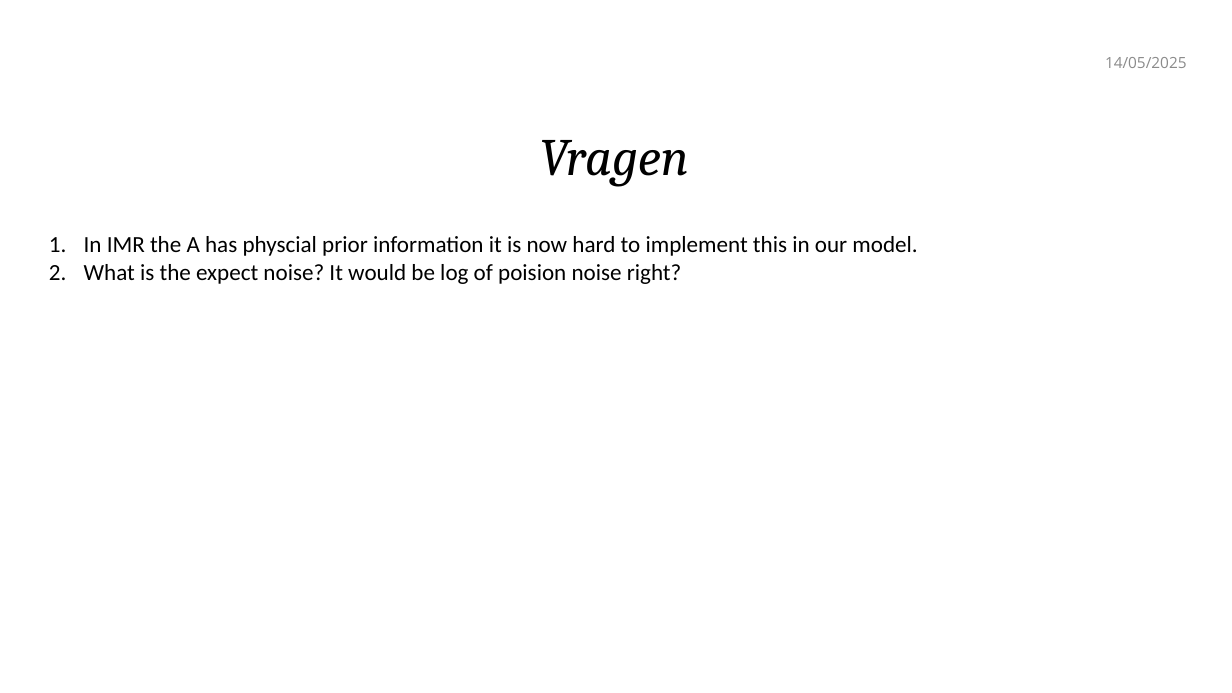
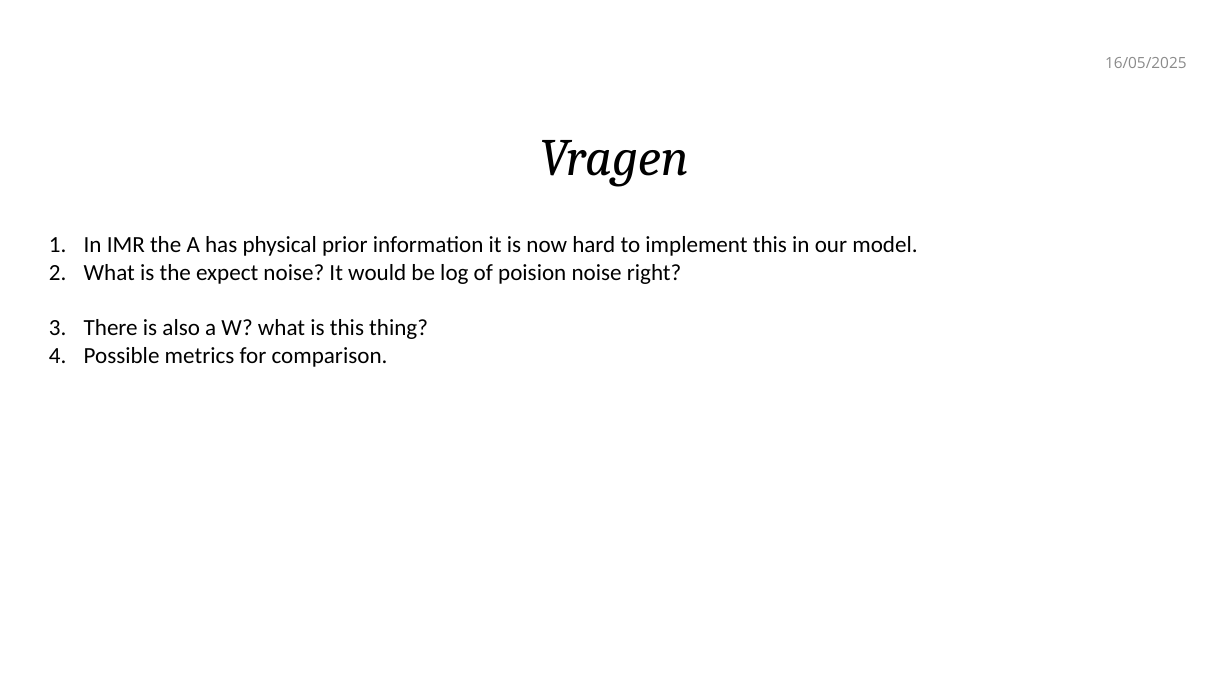
Before and after one commit to GijsBartholomeus/Inverse_probelms_course, a slide deck: slide 8 of powerpoint/Inverse problems project.pptx (slide 9 before the commit). Drawn at 1232x693 pixels with LibreOffice and Linux fonts; fonts in the diff are those of the drawing; background and template pictures are left out. Boxes give left, top, right and bottom in pixels: in the first picture for what was removed or moved away, otherwise in the second. Text is boxed around its words. In the diff, an @@ line names an element or a change of style, - is before the commit and + after.

```diff
--- a/powerpoint/Inverse problems project.pptx
+++ b/powerpoint/Inverse problems project.pptx
@@ text at (1105, 57, 1187, 68): text changed @@
-14/05/2025
+16/05/2025
@@ text at (84, 236, 917, 256): text changed @@
-1. In IMR the A has physcial prior information it is now hard to implement this in our model.
+1. In IMR the A has physical prior information it is now hard to implement this in our model.
@@ text at (84, 319, 428, 367): paragraphs added @@
+3. There is also a W? what is this thing?
+4. Possible metrics for comparison.
```
Also in this commit, not shown: 7 other slides changed, 1 slide removed, 20 other files.
